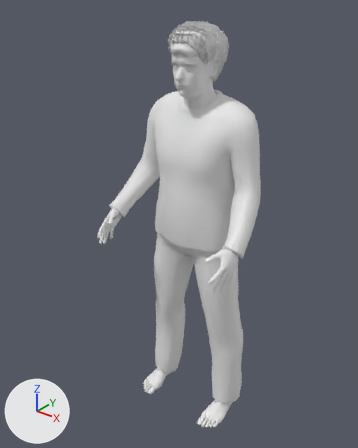
A saved change to the glTF model assets/models/male_cau_old.glb.
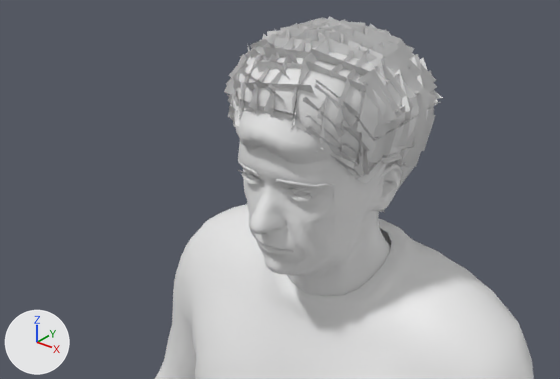
Old and new are each drawn whole from a 50 mm lens placed at (1.146, -1.587, 1.88), pointed at (-0.046, -0.096, 0.956) and again close up from a 50 mm lens placed at (0.447, -0.686, 1.949), pointed at (-0.024, -0.097, 1.583). Arrows for +X, +Y and +Z are at lower left; the lights stay in place. The last two pictures show the newer version.

In view in the first close-up: 'body', 'clothes', 'hair_afro01', 'hair_short01', 'hair_short02', 'hair_short04' and 3 more.
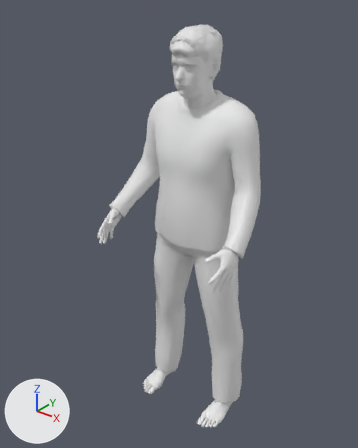
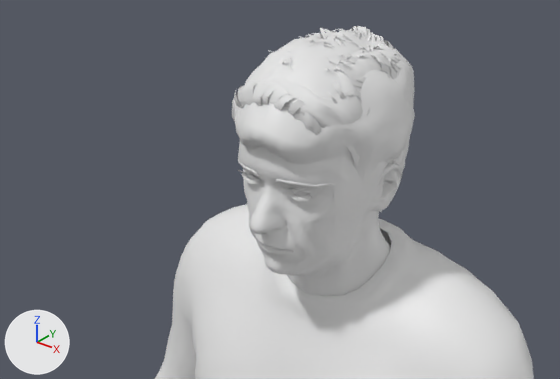
Boxes (x1, y1, x2, y2) around the edits, measured in the close-ups (560 x 379 px):
'hair_afro01', deleted
    before: (224, 16, 443, 213)
'hair_short02', unchanged, uncovered by the edit
    before: (232, 99, 401, 212)
    after: (232, 34, 414, 212)
'hair_short01', unchanged, uncovered by the edit
    before: (235, 86, 388, 201)
    after: (234, 26, 415, 201)

The edits, one by one:
Object 'hair_afro01' (ob_hair_afro01) is deleted.
